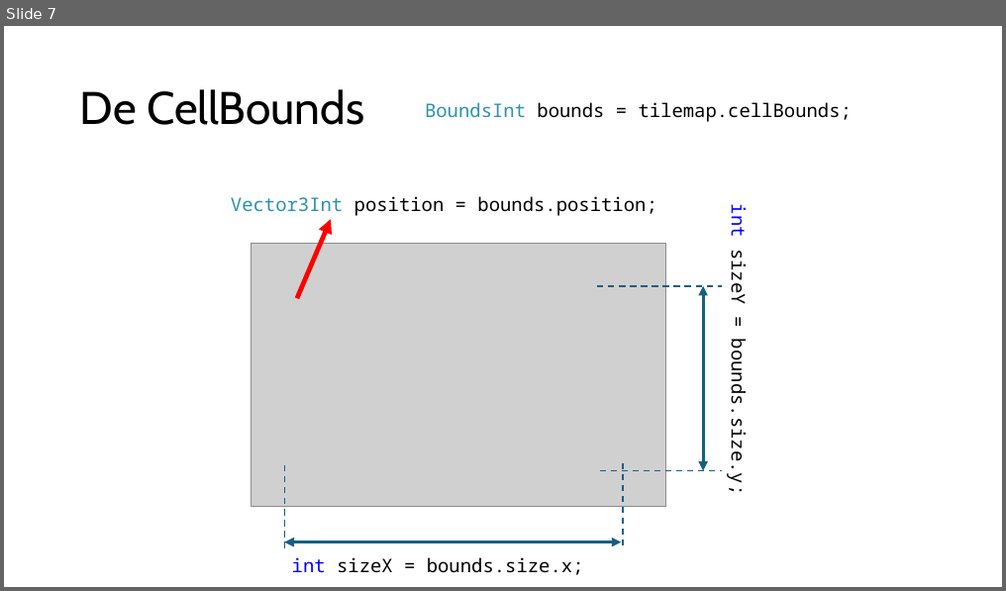
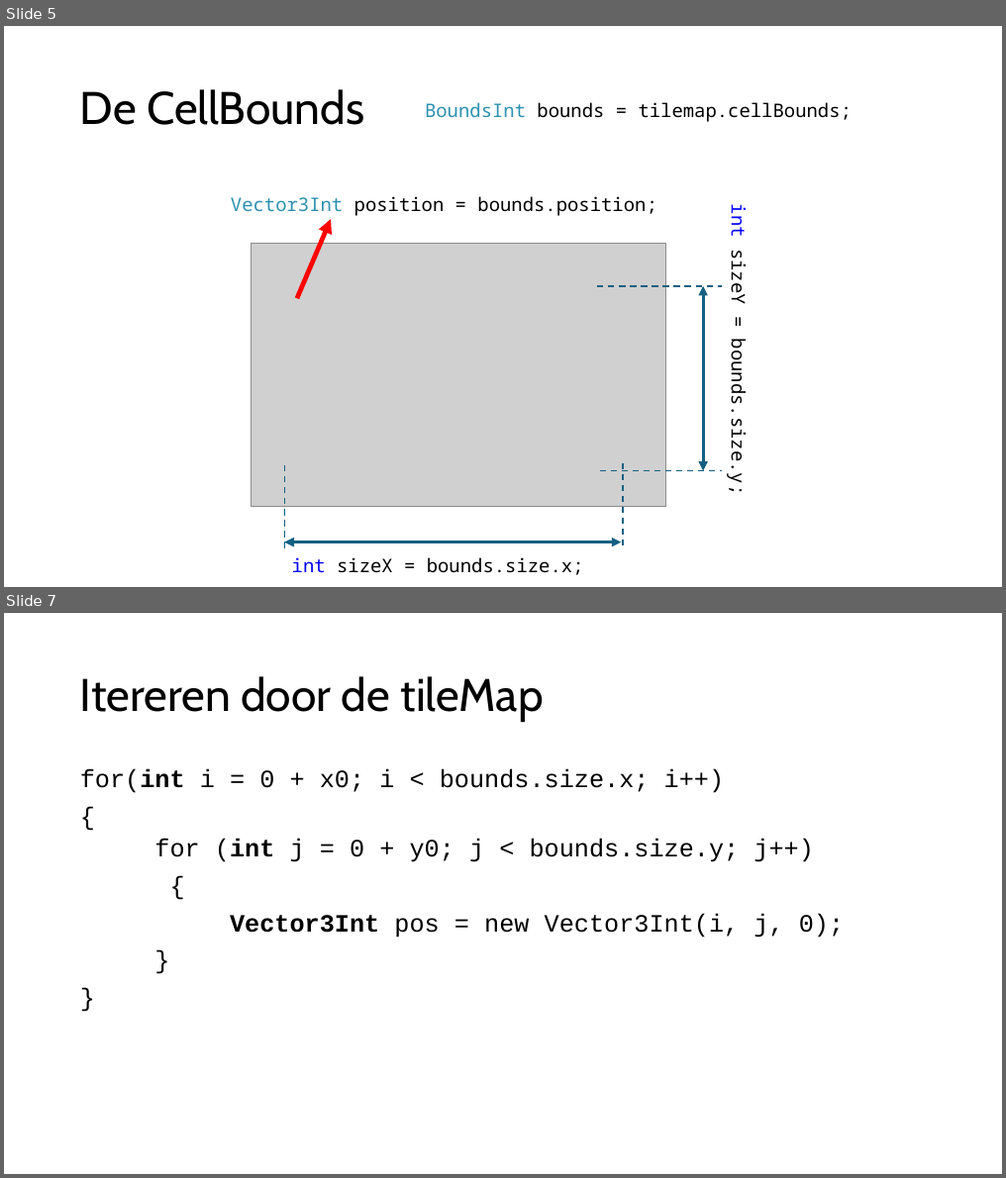
Before and after one commit to djsjollema/lessen-gamedevelopment, a slide deck: M4/GDV_2D_Gym/les3/gdv-2d-gym-les2.pptx. Shown one above the other, each under a label of ours: slide 7 before the commit, slides 5 and 7 after it; the slides between them are not shown. The pictures are 1006x591 and 1006x1178 pixels, drawn with LibreOffice and Linux fonts; fonts in the diff are those of the drawing; grey boxes stand for pictures. Boxes give left, top, right and bottom in pixels: in the first picture for what was removed or moved away, otherwise in the second. Text is boxed around its words. In the diff, an @@ line names an element or a change of style, - is before the commit and + after.

```diff
--- a/M4/GDV_2D_Gym/les3/gdv-2d-gym-les2.pptx
+++ b/M4/GDV_2D_Gym/les3/gdv-2d-gym-les2.pptx
@@ slide 7 added at [4, 613, 1002, 1174], background #FFFFFF @@
@@ title added at [80, 676, 544, 722], 44 pt, text #000000 @@
+Itereren door de tileMap
@@ text added at [80, 769, 844, 938], 24 pt, text #000000 @@
+for(int i = 0 + x0; i < bounds.size.x; i++)
+{
+    for (int j = 0 + y0; j < bounds.size.y; j++)
+{
+Vector3Int pos = new Vector3Int(i, j, 0);
+}
+}
@@ what was slide 7 is now slide 5 @@
```
Also in this commit, not shown: 1 slide changed, 1 other slide added, 4 slides removed.
